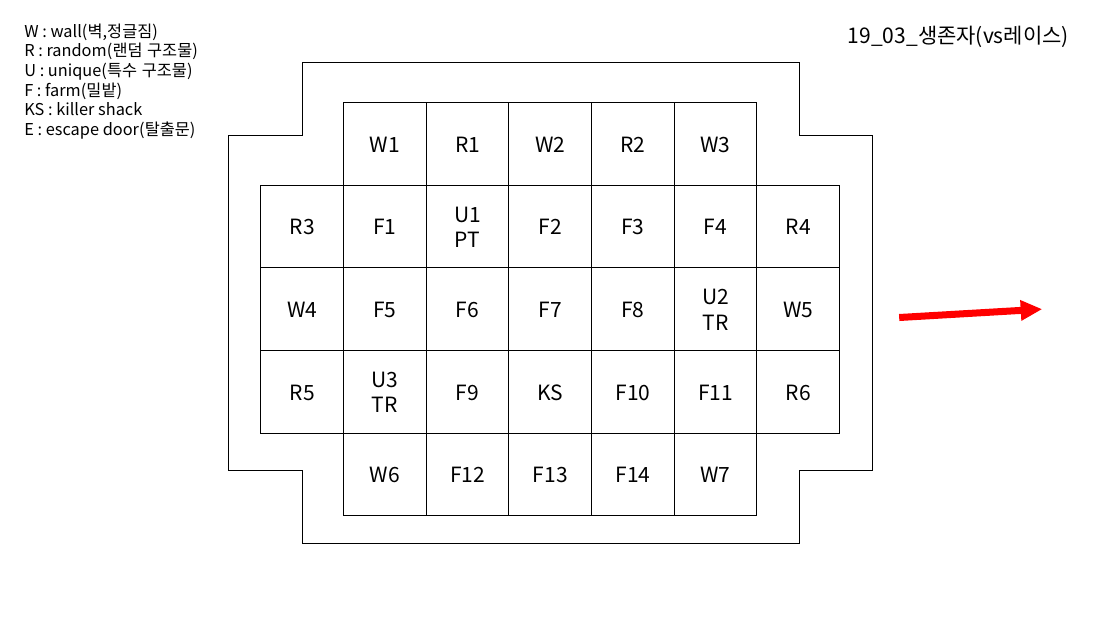
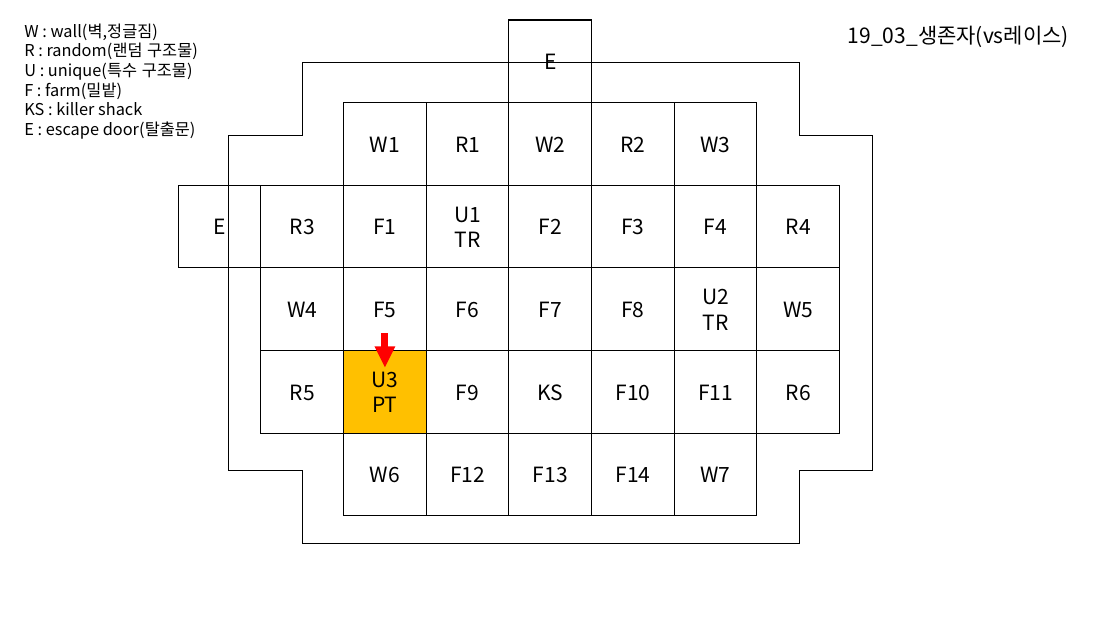
Before and after one commit to Bumizi/Thesis, a slide deck: slide 2 of DBD 분석/맵 분석/3. 콜드윈드 농장(★)/3. 썩은 들판(★)/19_03_생존자(vs레이스).pptx. Drawn at 1120x630 pixels with LibreOffice and Linux fonts; fonts in the diff are those of the drawing. Boxes give left, top, right and bottom in pixels: in the first picture for what was removed or moved away, otherwise in the second. Text is boxed around its words. In the diff, an @@ line names an element or a change of style, - is before the commit and + after.

```diff
--- a/DBD 분석/맵 분석/3. 콜드윈드 농장(★)/3. 썩은 들판(★)/19_03_생존자(vs레이스).pptx
+++ b/DBD 분석/맵 분석/3. 콜드윈드 농장(★)/3. 썩은 들판(★)/19_03_생존자(vs레이스).pptx
@@ rectangle added at <box>509,20,592,103</box>, outline #000000 1 pt, 18 pt, text #000000 @@
+E
@@ rectangle added at <box>178,185,260,267</box>, outline #000000 1 pt, 18 pt, text #000000 @@
+E
@@ text in rectangle at <box>454,206,481,247</box>: text changed @@
-U1
-PT
+U1
+TR
@@ rectangle "U3 PT" at <box>344,350,426,433</box>: fill none to #FFC000 @@
@@ arrow moved from (900, 318) - (1042, 309) to (385, 334) - (385, 367) @@
@@ text in rectangle at <box>371,366,398,412</box>: text changed @@
-U3
-TR
+U3
+PT
```
Also in this commit, not shown: 1 other slide changed, 19 slides added, 4 other files.
